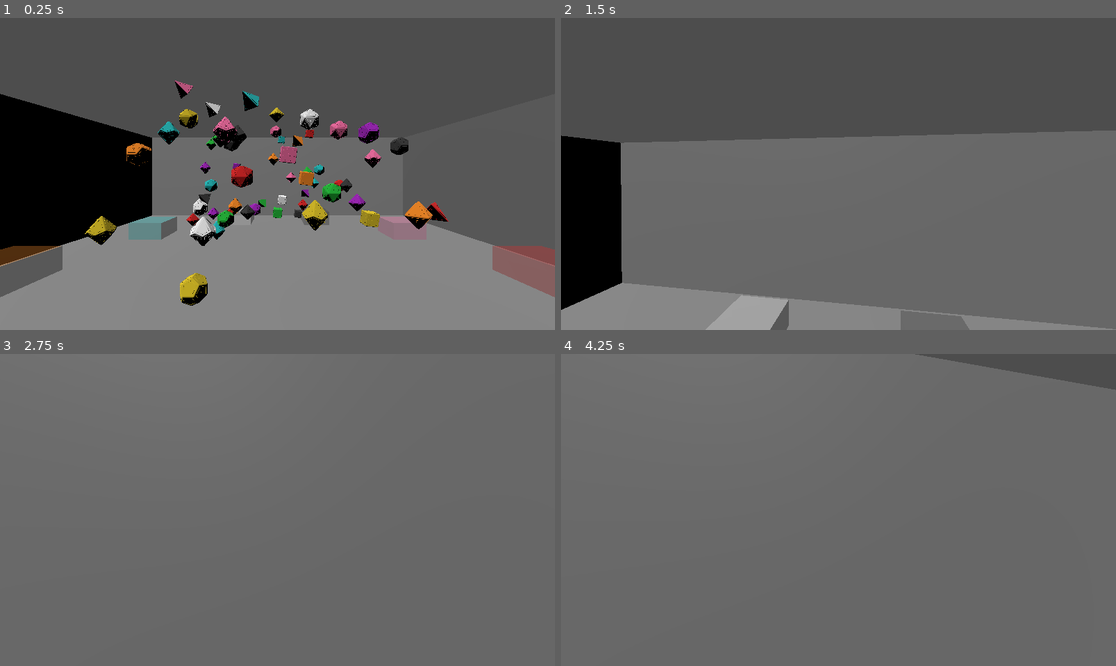
Above: before the commit, frames 1-4 (two rows, left to right).
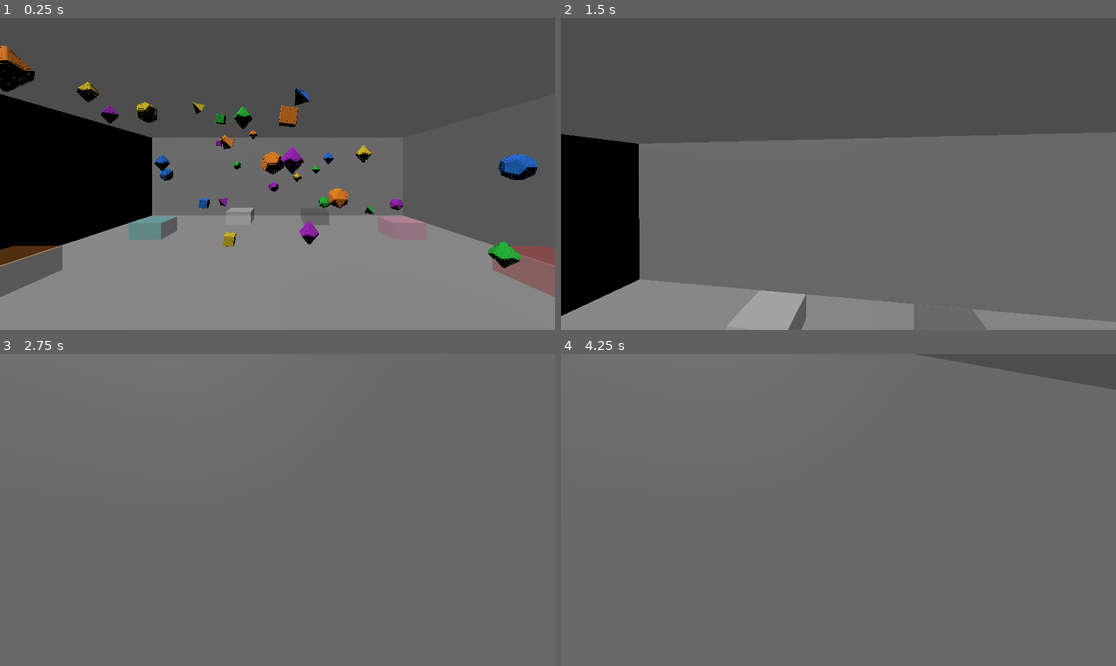
Above: after the commit, the same moments.

Repository: Fandomqueen9/Dice_Sort_Portfolio
Game: Godot game, scene res://scenes/Main.tscn
Same seed, same stepped clock (60 frames per second), same inputs: the game is played once before the commit and once after it. This scene is started directly instead of the project's main scene.
Inputs (mouse positions are in pixels of both pictures, inside the frame that each line leads up to):
- Up to frame 1 (0.25 s): no input
- Up to frame 2 (1.5 s): tap Enter at 0.5 s; move the mouse to (866, 174) at 0.52 s; hold W from 0.53 s (still down); click (866, 174) at 0.67 s; tap Space at 0.77 s; move the mouse to (810, 174) at 1.27 s
- Up to frame 3 (2.75 s): keep holding W; tap Space at 1.52 s; move the mouse to (288, 503) at 2.02 s
- Up to frame 4 (4.25 s): keep holding W; tap Space at 2.75, 3.02, 3.77 s; move the mouse to (832, 516) at 2.77 s; click (832, 516) at 2.92 s; tap Enter at 3.5 s; move the mouse to (877, 513) at 3.52 s

The runs differ from the first frame. In frame 1, 9.3% of the frame differs, in the area x 0-97%, y 8-93%; in frame 2, 4.8%; in frame 3, less than 0.1%; in frame 4, less than 0.1%.

Commit message:
Fix physics lag and add dice-set-count settings screen
- Die.gd: replace the per-die convex-hull collider (hundreds of faces
  from the detailed pip/number geometry) with a bounding-box collider
  derived from the mesh's AABB. With ~70 RigidBody3D dice in a pile,
  the full hulls made physics unplayably slow; box colliders are cheap
  and close enough for sorting/carrying feel.
- Also widened the pile's spawn scatter radius slightly to reduce
  initial stacking density.
- New Settings screen (scenes/Settings.tscn + .gd) shown right after
  login, before entering the game: a slider (1-10) sets how many dice
  sets spawn in a fresh pile, stored on GameState.set_count. Login.gd
  now routes to Settings instead of Main directly; Main.gd's
  _spawn_fresh_pile() uses the exact chosen count instead of a random
  5-10 range.
- Commit Godot's generated .import metadata for the newly-imported
  PolyhedralDice assets, alongside the previous commit's asset files.

Co-Authored-By: Claude Sonnet 5 <noreply@anthropic.com>

Diff:
--- a/client/autoloads/GameState.gd
+++ b/client/autoloads/GameState.gd
@@ -4,6 +4,7 @@
 var token: String = ""
 var role: String = ""
 var has_seen_pickup_tooltip: bool = false
+var set_count: int = 5
 
 const DIE_TYPES: Array[String] = ["d4", "d6", "d8", "d10", "d12", "d20", "d100"]
 const SET_COLORS: Array[Color] = [
--- a/client/scenes/Login.gd
+++ b/client/scenes/Login.gd
@@ -72,4 +72,4 @@
 
 func _enter_game(data: Dictionary) -> void:
 	GameState.set_session(data.get("token", ""), data.get("role", ""))
-	get_tree().change_scene_to_file("res://scenes/Main.tscn")
+	get_tree().change_scene_to_file("res://scenes/Settings.tscn")
--- a/client/scenes/Main.gd
+++ b/client/scenes/Main.gd
@@ -1,8 +1,6 @@
 extends Node3D
 
 const ROOM_SIZE := 10.0
-const SET_COUNT_MIN := 5
-const SET_COUNT_MAX := 10
 
 var player: CharacterBody3D
 var dice: Array[Die] = []
@@ -184,16 +182,15 @@
 
 
 func _spawn_fresh_pile() -> void:
-	var set_count := randi_range(SET_COUNT_MIN, SET_COUNT_MAX)
 	var colors := GameState.SET_COLORS.duplicate()
 	colors.shuffle()
 
-	for s in range(set_count):
+	for s in range(GameState.set_count):
 		var color: Color = colors[s % colors.size()]
 		for die_type in GameState.DIE_TYPES:
 			var die := Die.new()
 			die.setup(die_type, color)
-			die.position = Vector3(randf_range(-1.5, 1.5), randf_range(1.0, 3.0), randf_range(-1.5, 1.5))
+			die.position = Vector3(randf_range(-2.5, 2.5), randf_range(1.0, 3.0), randf_range(-2.5, 2.5))
 			add_child(die)
 			dice.append(die)
 
--- /dev/null
+++ b/client/scenes/Settings.gd
@@ -0,0 +1,50 @@
+# client/scenes/Settings.gd
+extends Control
+
+const MIN_SETS := 1
+const MAX_SETS := 10
+
+var set_count_label: Label
+var slider: HSlider
+
+
+func _ready() -> void:
+	var layout := VBoxContainer.new()
+	layout.position = Vector2(40, 40)
+	add_child(layout)
+
+	var title := Label.new()
+	title.text = "Game Settings"
+	layout.add_child(title)
+
+	set_count_label = Label.new()
+	layout.add_child(set_count_label)
+
+	slider = HSlider.new()
+	slider.min_value = MIN_SETS
+	slider.max_value = MAX_SETS
+	slider.step = 1
+	slider.value = GameState.set_count
+	slider.custom_minimum_size = Vector2(300, 0)
+	slider.value_changed.connect(_on_slider_changed)
+	layout.add_child(slider)
+
+	_update_label(slider.value)
+
+	var start_button := Button.new()
+	start_button.text = "Start Game"
+	start_button.pressed.connect(_on_start_pressed)
+	layout.add_child(start_button)
+
+
+func _on_slider_changed(value: float) -> void:
+	GameState.set_count = int(value)
+	_update_label(value)
+
+
+func _update_label(value: float) -> void:
+	set_count_label.text = "Number of dice sets: %d" % int(value)
+
+
+func _on_start_pressed() -> void:
+	get_tree().change_scene_to_file("res://scenes/Main.tscn")
--- /dev/null
+++ b/client/scenes/Settings.tscn
@@ -0,0 +1,9 @@
+[gd_scene load_steps=2 format=3]
+
+[ext_resource type="Script" path="res://scenes/Settings.gd" id="1"]
+
+[node name="Settings" type="Control"]
+layout_mode = 3
+anchor_right = 1.0
+anchor_bottom = 1.0
+script = ExtResource("1")
--- a/client/scripts/Die.gd
+++ b/client/scripts/Die.gd
@@ -73,8 +73,17 @@
 
 
 func _build_collision(mesh_instances: Array[MeshInstance3D], model_scale: float) -> void:
+	# A bounding-box collider instead of a convex hull of the full detailed
+	# mesh — with ~70 dice colliding at once, a hull with hundreds of faces
+	# per die (from the recessed pip/number geometry) made physics unplayably
+	# slow. The box is invisible and close enough for sorting/carrying feel.
+	var mesh_aabb := mesh_instances[0].mesh.get_aabb()
+
 	var shape := CollisionShape3D.new()
-	shape.shape = mesh_instances[0].mesh.create_convex_shape()
+	var box := BoxShape3D.new()
+	box.size = mesh_aabb.size
+	shape.shape = box
+	shape.position = mesh_aabb.get_center()
 	shape.scale = Vector3.ONE * model_scale
 	add_child(shape)
 
Not shown, added: client/assets/PolyhedralDice/D10_Ones.gltf.import
Not shown, added: client/assets/PolyhedralDice/D10_Percentile.gltf.import
Not shown, added: client/assets/PolyhedralDice/D12.gltf.import
Not shown, added: client/assets/PolyhedralDice/D20.gltf.import
Not shown, added: client/assets/PolyhedralDice/D4.gltf.import
Not shown, added: client/assets/PolyhedralDice/D6.gltf.import
Not shown, added: client/assets/PolyhedralDice/D8.gltf.import
Not shown, added: client/assets/PolyhedralDice/textures/Antique_Gold_BaseColor.png.import
Not shown, added: client/assets/PolyhedralDice/textures/Antique_Gold_Metallic-Antique_Gold_Roughness.png.import
Not shown, added: client/assets/PolyhedralDice/textures/Antique_Gold_Metallic.png.import
Not shown, added: client/assets/PolyhedralDice/textures/Antique_Gold_Normal.png.import
Not shown, added: client/assets/PolyhedralDice/textures/Antique_Gold_Roughness.png.import
(and 5 more such lines)
